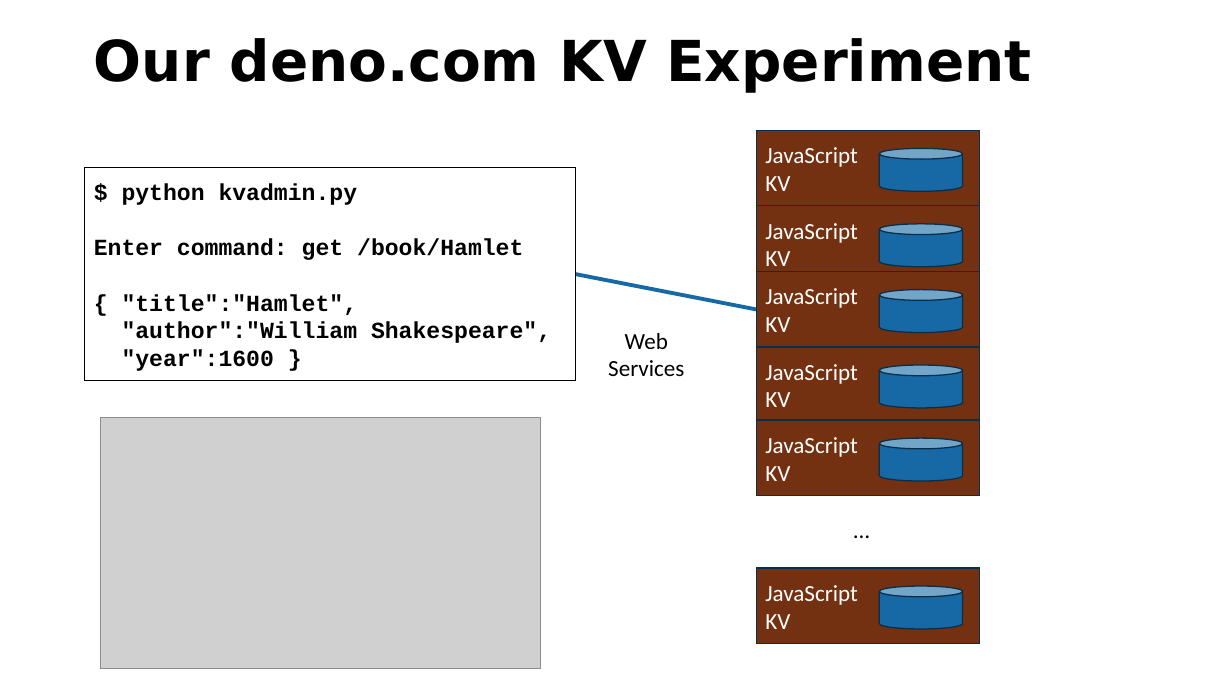
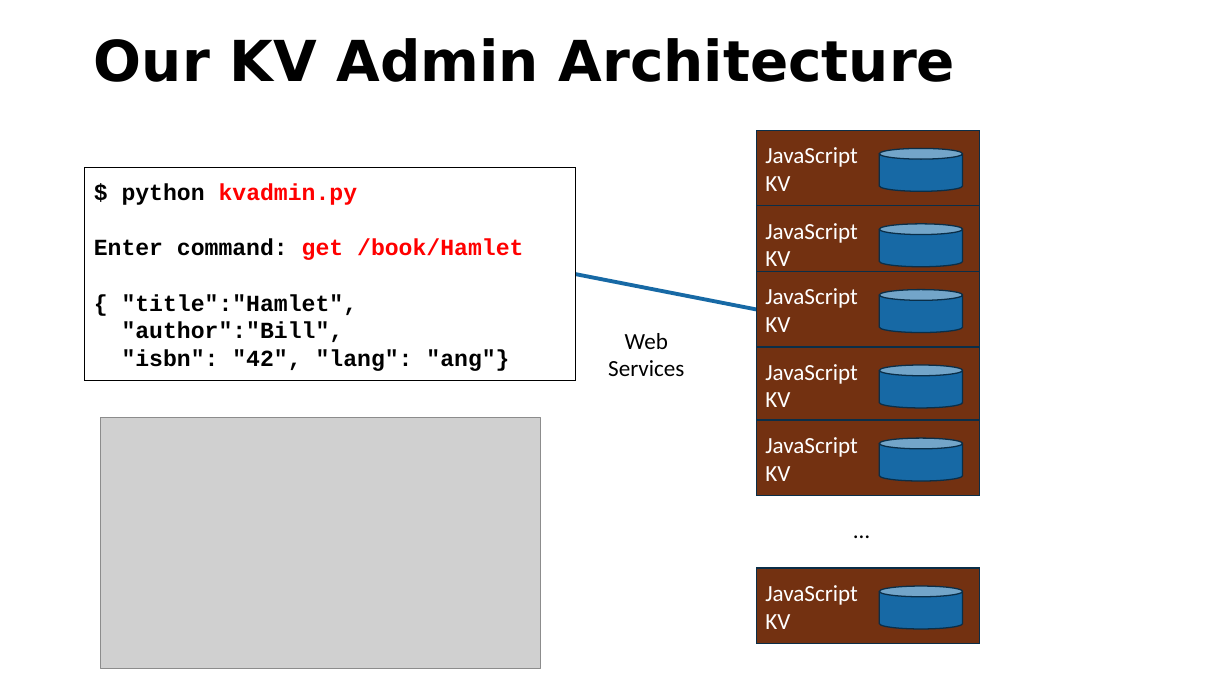
Before and after one commit to csev/pg4e, a slide deck: slide 37 of lectures/07-DenoKV.pptx (slide 38 before the commit). Drawn at 1232x693 pixels with LibreOffice and Linux fonts; fonts in the diff are those of the drawing; grey boxes stand for pictures. Boxes give left, top, right and bottom in pixels: in the first picture for what was removed or moved away, otherwise in the second. Text is boxed around its words. In the diff, an @@ line names an element or a change of style, - is before the commit and + after.

```diff
--- a/lectures/07-DenoKV.pptx
+++ b/lectures/07-DenoKV.pptx
@@ title at (94, 38, 955, 82): text changed @@
-Our deno.com KV Experiment
+Our KV Admin Architecture
@@ text in rectangle at (94, 183, 523, 260): text colour #000000 to #FF0000 in "kvadmin.py", "get /book/Hamlet" @@
@@ text in rectangle at (122, 322, 509, 371): text changed @@
-"author":"William Shakespeare",
-"year":1600 }
+"author":"Bill",
+"isbn": "42", "lang": "ang"}
```
Also in this commit, not shown: 8 slides added, 2 other files.
